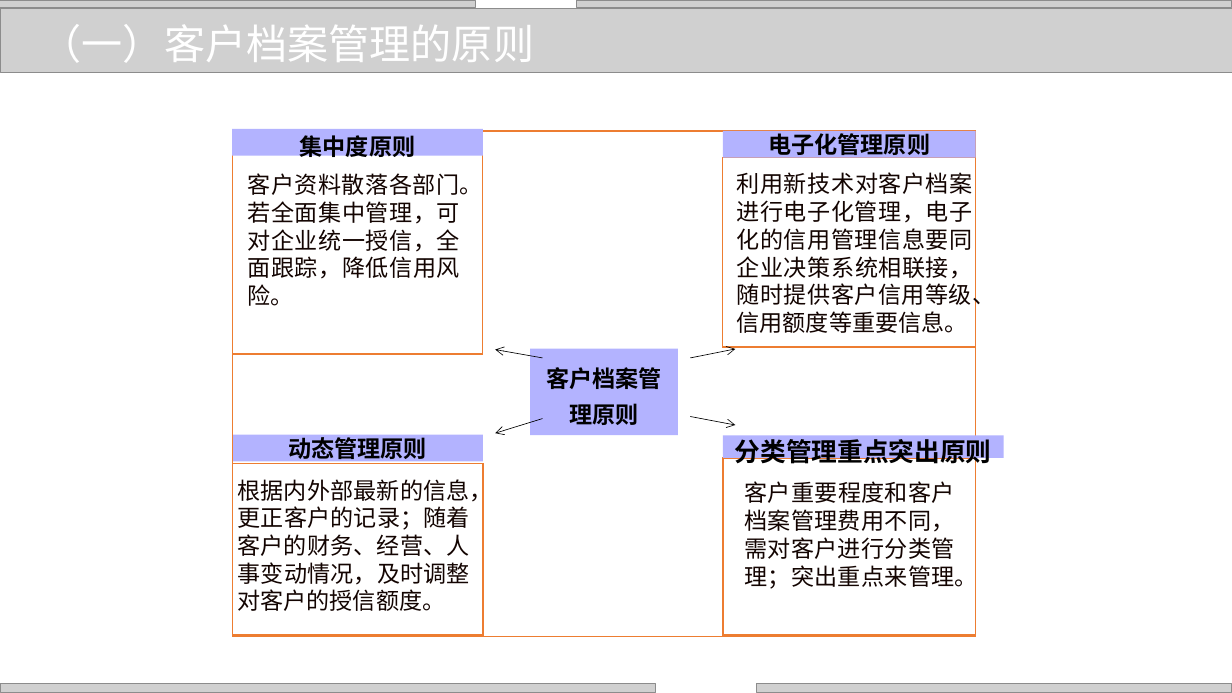
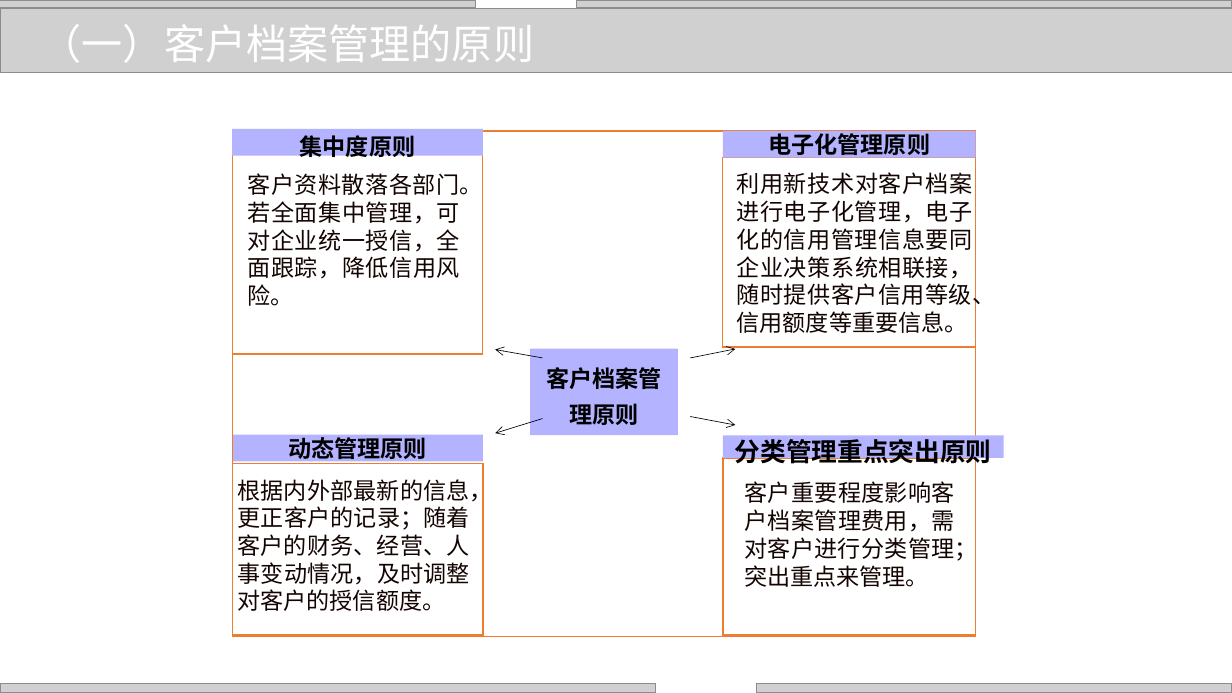
Before and after one commit to zhangjianzhang/internet_credit, a slide deck: slide 38 of files/slides/lecture_9.pptx. Drawn at 1232x693 pixels with LibreOffice and Linux fonts; fonts in the diff are those of the drawing; grey boxes stand for pictures; background and template pictures are left out. Boxes give left, top, right and bottom in pixels: in the first picture for what was removed or moved away, otherwise in the second. Text is boxed around its words. In the diff, an @@ line names an element or a change of style, - is before the commit and + after.

```diff
--- a/files/slides/lecture_9.pptx
+++ b/files/slides/lecture_9.pptx
@@ text at box(744, 481, 978, 587): text changed @@
-客户重要程度和客户档案管理费用不同，需对客户进行分类管理；突出重点来管理。
+客户重要程度影响客户档案管理费用，需对客户进行分类管理；突出重点来管理。
```
Also in this commit, not shown: 9 other slides changed, 5 other files.
